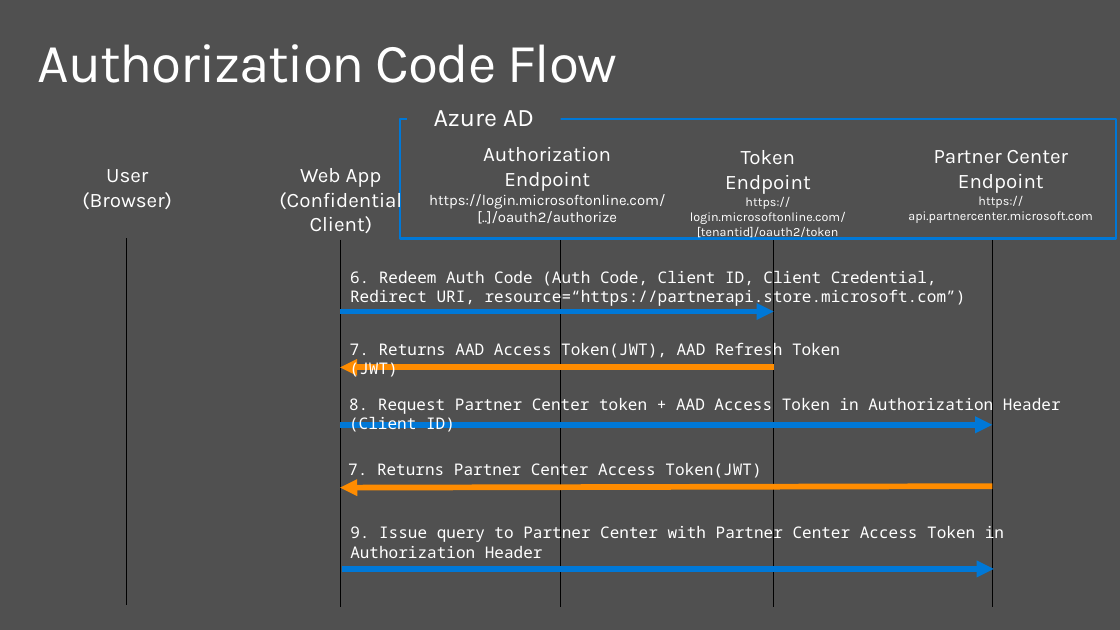
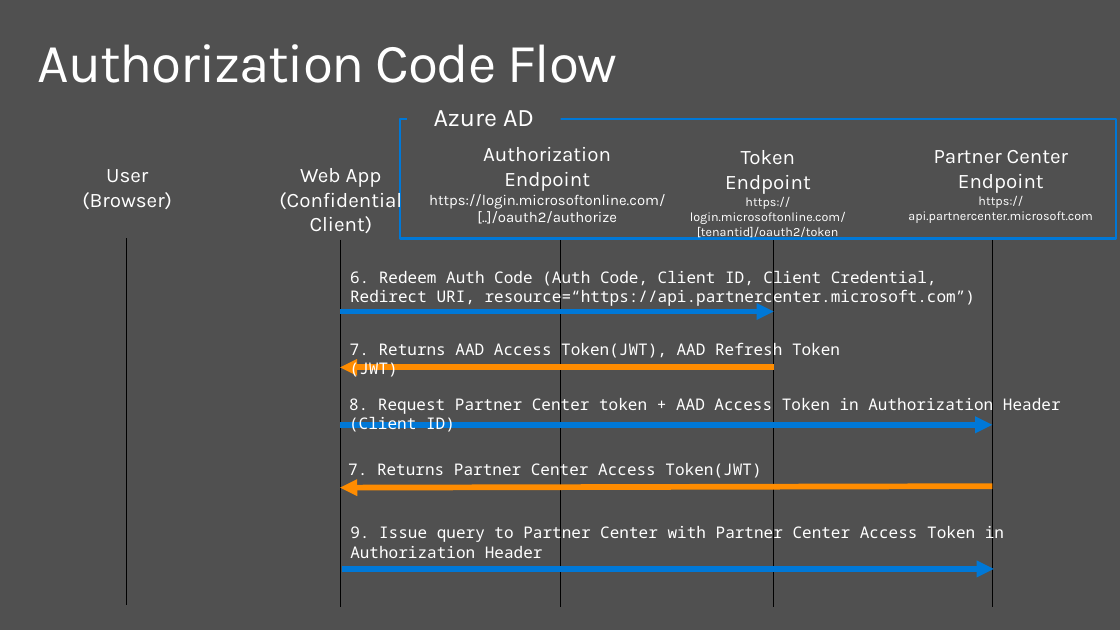
Before and after one commit to isabella232/training-course, a slide deck: slide 45 of mod-02-azuread/mod-02-azuread.pptx. Drawn at 1120x630 pixels with LibreOffice and Linux fonts; fonts in the diff are those of the drawing; background and template pictures are left out. Boxes give left, top, right and bottom in pixels: in the first picture for what was removed or moved away, otherwise in the second. Text is boxed around its words. In the diff, an @@ line names an element or a change of style, - is before the commit and + after.

Commit message:
update slides and demos with Partner Center SDK GA updates

```diff
--- a/mod-02-azuread/mod-02-azuread.pptx
+++ b/mod-02-azuread/mod-02-azuread.pptx
@@ text at [350,269,975,308]: text changed @@
-6. Redeem Auth Code (Auth Code, Client ID, Client Credential, Redirect URI, resource=“https://partnerapi.store.microsoft.com”)
+6. Redeem Auth Code (Auth Code, Client ID, Client Credential, Redirect URI, resource=“https://api.partnercenter.microsoft.com”)
```
Also in this commit, not shown: 4 other slides changed, 15 other files.
